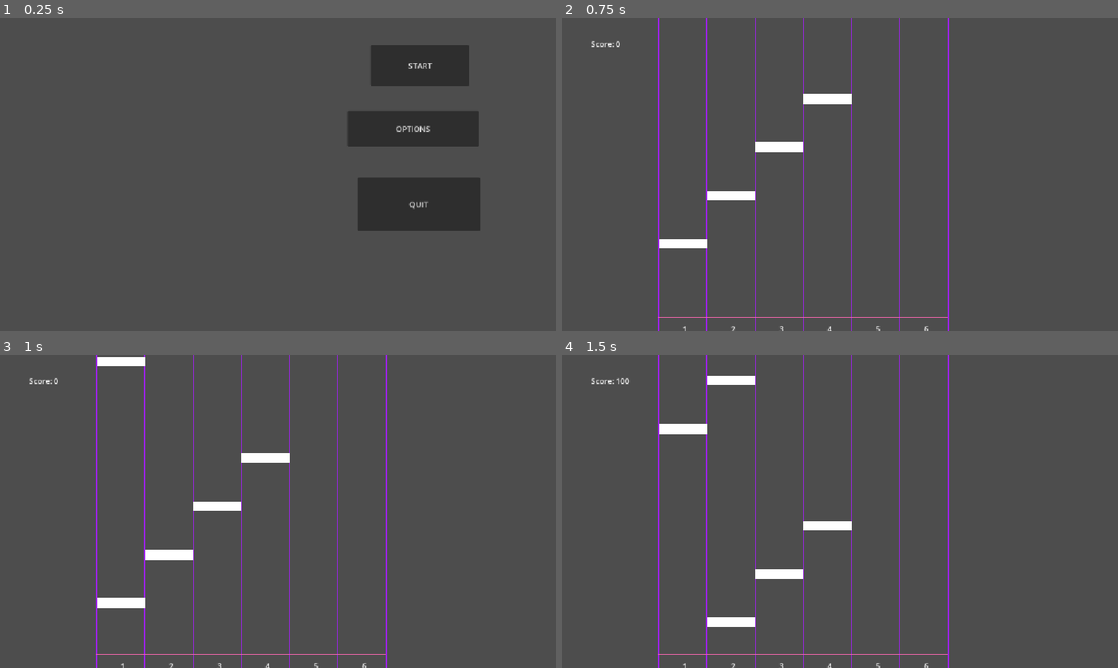
Above: before the commit, frames 1-4 (two rows, left to right).
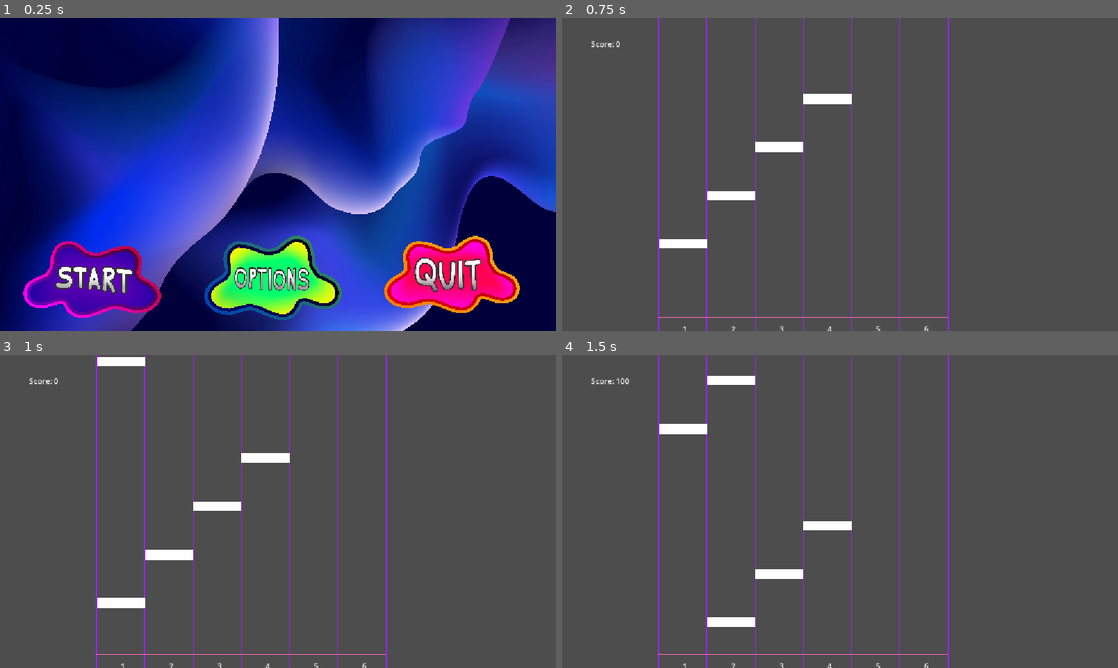
Above: after the commit, the same moments.

Repository: awesomesauce4646/rhythm-game
Game: Godot game, scene res://main_menu.tscn
The game is run twice, just before and just after one commit, with the same random seed, the same clock (stepped at 60 frames per second) and the same inputs. Sound files missing from this copy of the repository are replaced by a short silence.
Inputs (mouse positions are in pixels of both pictures, inside the frame that each line leads up to; where the layout moved, square brackets give the same spot in the first picture):
- Up to frame 1 (0.25 s): no input
- Up to frame 2 (0.75 s): click (834, 277) [973, 127] at 0.5 s
- Up to frame 3 (1 s): no input
- Up to frame 4 (1.5 s): tap Enter at 1.25 s; move the mouse to (962, 495) at 1.27 s; hold Right from 1.28 s (still down); hold Z (1) from 1.28 s (still down); click (962, 495) at 1.42 s

The runs differ from the first frame. In frame 1, 100% of the frame differs, in the area x 0-100%, y 0-100%; in frame 2, nothing differs; in frame 3, nothing differs; in frame 4, nothing differs.

Commit message:
designed menu buttons

Diff:
--- a/main_menu.tscn
+++ b/main_menu.tscn
@@ -1,55 +1,78 @@
 [gd_scene format=3 uid="uid://b4mso2eu5ge76"]
 
 [ext_resource type="Script" uid="uid://d2rmidvlr8vf0" path="res://main_menu.gd" id="1_06t4h"]
+[ext_resource type="Texture2D" uid="uid://buphrejfnu411" path="res://richard-horvath-_nWaeTF6qo0-unsplash.jpg" id="2_7vrkn"]
+[ext_resource type="Texture2D" uid="uid://d1ucf74e54eo2" path="res://start.png" id="3_fu7sn"]
+[ext_resource type="Texture2D" uid="uid://cxyrr0vcbbj6g" path="res://start_hover.png" id="4_jix8l"]
+[ext_resource type="Texture2D" uid="uid://i82lsgfwaomp" path="res://options.png" id="5_glbon"]
+[ext_resource type="Texture2D" uid="uid://ds7xvu7ceef2p" path="res://options_hover.png" id="6_8qtwp"]
+[ext_resource type="Texture2D" uid="uid://dl616bjeebv25" path="res://quit.png" id="6_nlkkf"]
+[ext_resource type="Texture2D" uid="uid://b1nrewg1lskh7" path="res://quit_hover.png" id="8_dy7ct"]
 
 [node name="Main Menu" type="Node2D" unique_id=724444892]
 script = ExtResource("1_06t4h")
 
-[node name="Button_Manager" type="Control" parent="." unique_id=2023907550]
+[node name="Background" type="Sprite2D" parent="." unique_id=1352449712]
+position = Vector2(580.00006, 330)
+scale = Vector2(0.22656253, 0.22986114)
+texture = ExtResource("2_7vrkn")
+
+[node name="Button_Manager" type="Control" parent="Background" unique_id=2023907550]
 layout_mode = 3
 anchors_preset = 0
-offset_right = 40.0
-offset_bottom = 40.0
+offset_left = -2559.9998
+offset_top = -1435.6493
+offset_right = -2519.9998
+offset_bottom = -1395.6493
 
-[node name="Start" type="Button" parent="Button_Manager" unique_id=649330698]
+[node name="Start" type="TextureButton" parent="Background/Button_Manager" unique_id=1718580142]
 layout_mode = 1
 anchors_preset = -1
 anchor_left = 21.750002
 anchor_top = 2.4620001
 anchor_right = 21.750002
 anchor_bottom = 2.4620001
-offset_left = -102.00006
-offset_top = -42.480003
-offset_right = 101.99994
-offset_bottom = 42.519997
-text = "START"
+offset_left = -772.8968
+offset_top = 1837.4713
+offset_right = 696.8962
+offset_bottom = 2629.2537
+texture_normal = ExtResource("3_fu7sn")
+texture_hover = ExtResource("4_jix8l")
+ignore_texture_size = true
+stretch_mode = 0
 
-[node name="Options" type="Button" parent="Button_Manager" unique_id=810239742]
+[node name="Options" type="TextureButton" parent="Background/Button_Manager" unique_id=523266044]
 layout_mode = 1
 anchors_preset = -1
 anchor_left = 21.400002
 anchor_top = 5.7370005
 anchor_right = 21.400002
 anchor_bottom = 5.7370005
-offset_left = -136.00006
-offset_top = -37.48001
-offset_right = 135.99994
-offset_bottom = 37.51999
-text = "OPTIONS"
+offset_left = 905.10284
+offset_top = 1689.0695
+offset_right = 2383.7236
+offset_bottom = 2530.399
+texture_normal = ExtResource("5_glbon")
+texture_hover = ExtResource("6_8qtwp")
+ignore_texture_size = true
+stretch_mode = 0
 
-[node name="Quit" type="Button" parent="Button_Manager" unique_id=1265415713]
+[node name="Quit" type="TextureButton" parent="Background/Button_Manager" unique_id=311596759]
 layout_mode = 1
 anchors_preset = -1
 anchor_left = 21.7
 anchor_top = 9.637
 anchor_right = 21.7
 anchor_bottom = 9.637
-offset_left = -127.0
-offset_top = -55.48001
-offset_right = 127.0
-offset_bottom = 55.51999
-text = "QUIT"
+offset_left = 2539.4475
+offset_top = 1541.7704
+offset_right = 3995.999
+offset_bottom = 2309.1426
+texture_normal = ExtResource("6_nlkkf")
+texture_hover = ExtResource("8_dy7ct")
+ignore_texture_size = true
+stretch_mode = 0
 
-[connection signal="pressed" from="Button_Manager/Start" to="." method="_on_start_pressed"]
-[connection signal="pressed" from="Button_Manager/Options" to="." method="_on_options_pressed"]
-[connection signal="pressed" from="Button_Manager/Quit" to="." method="_on_quit_pressed"]
+[connection signal="pressed" from="Background/Button_Manager/Start" to="." method="_on_start_pressed"]
+[connection signal="pressed" from="Background/Button_Manager/Options" to="." method="_on_options_pressed"]
+[connection signal="pressed" from="Background/Button_Manager/Quit" to="." method="_on_quit_pressed"]
--- a/project.godot
+++ b/project.godot
@@ -12,7 +12,7 @@
 
 config/name="rhythm game"
 run/main_scene="uid://b4mso2eu5ge76"
-config/features=PackedStringArray("4.6", "GL Compatibility")
+config/features=PackedStringArray("4.7", "GL Compatibility")
 config/icon="res://icon.svg"
 
 [display]
Binary file added: options.png
Not shown, added: options.png.import
Binary file added: options_hover.png
Not shown, added: options_hover.png.import
Binary file added: quit.png
Not shown, added: quit.png.import
Binary file added: quit_hover.png
Not shown, added: quit_hover.png.import
Binary file added: start.png
Not shown, added: start.png.import
Binary file added: start_hover.png
Not shown, added: start_hover.png.import
(and 1 more such lines)
